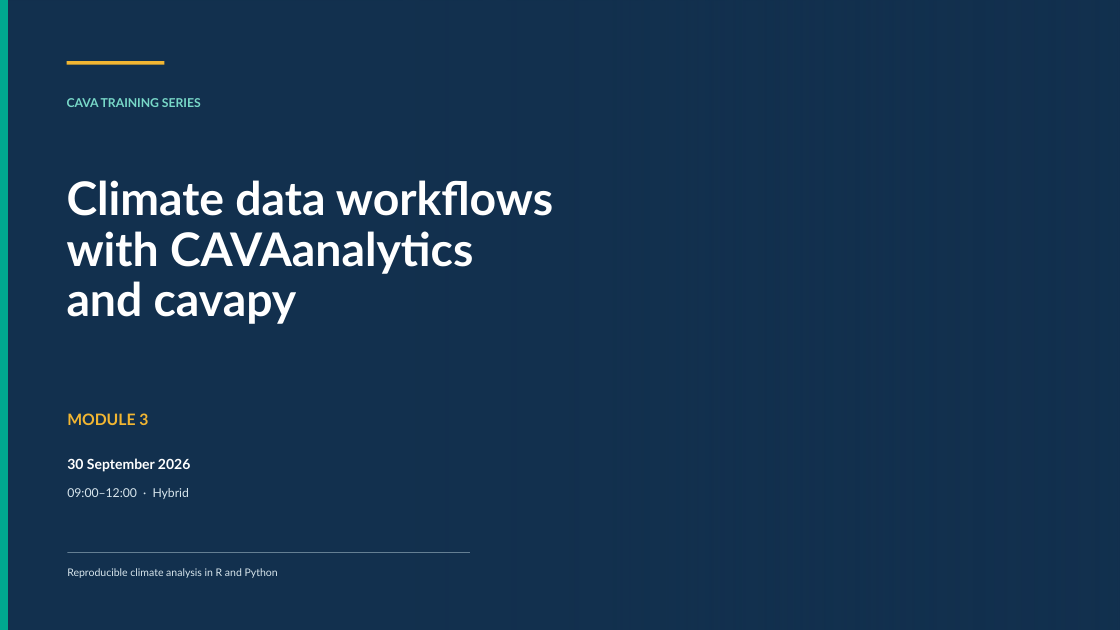
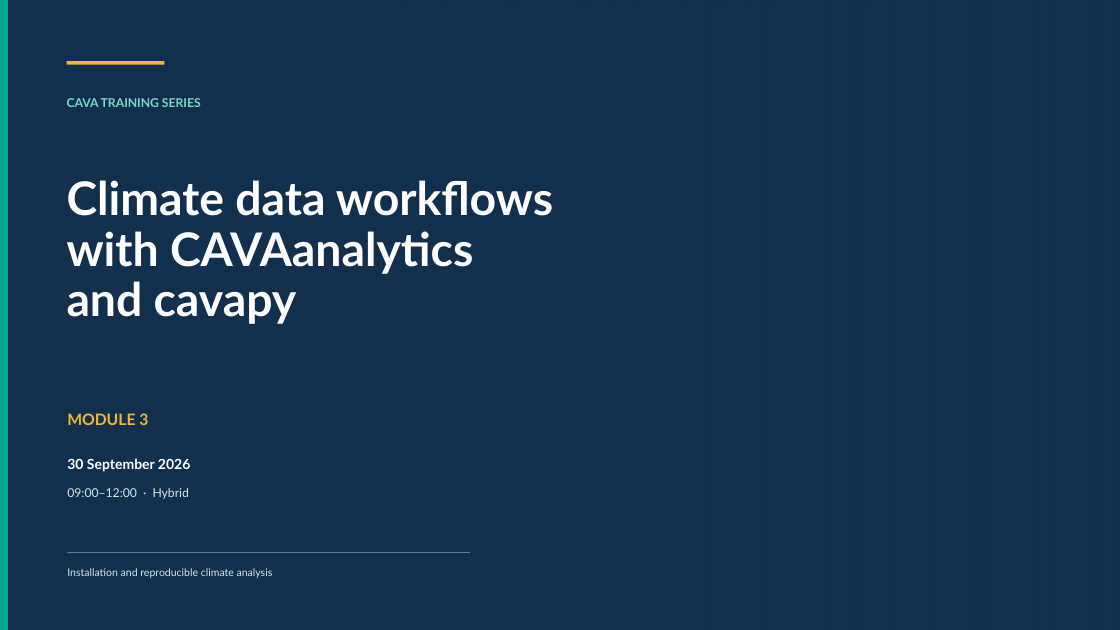
Before and after one commit to Risk-Team/trainings, a slide deck: slide 1 of CAVAtraining/HQ/day3/CAVA_Module_3.pptx. Drawn at 1120x630 pixels with LibreOffice and Linux fonts; fonts in the diff are those of the drawing; background and template pictures are left out. Boxes give left, top, right and bottom in pixels: in the first picture for what was removed or moved away, otherwise in the second. Text is boxed around its words. In the diff, an @@ line names an element or a change of style, - is before the commit and + after.

```diff
--- a/CAVAtraining/HQ/day3/CAVA_Module_3.pptx
+++ b/CAVAtraining/HQ/day3/CAVA_Module_3.pptx
@@ text at (67, 568, 273, 578): text changed @@
-Reproducible climate analysis in R and Python
+Installation and reproducible climate analysis
```
Also in this commit, not shown: 6 other slides changed, 4 slides added, 2 slides removed, 4 other files.
